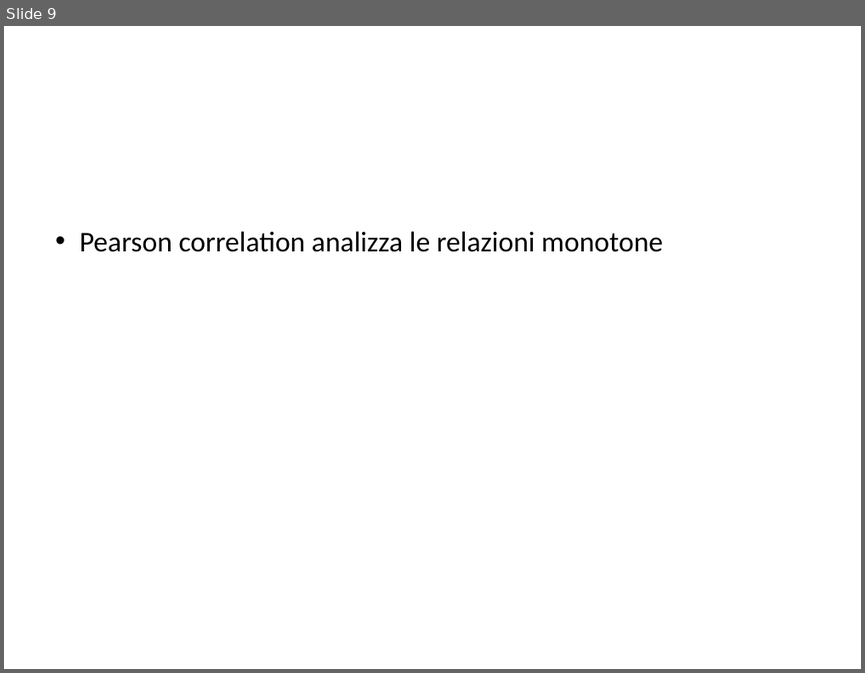
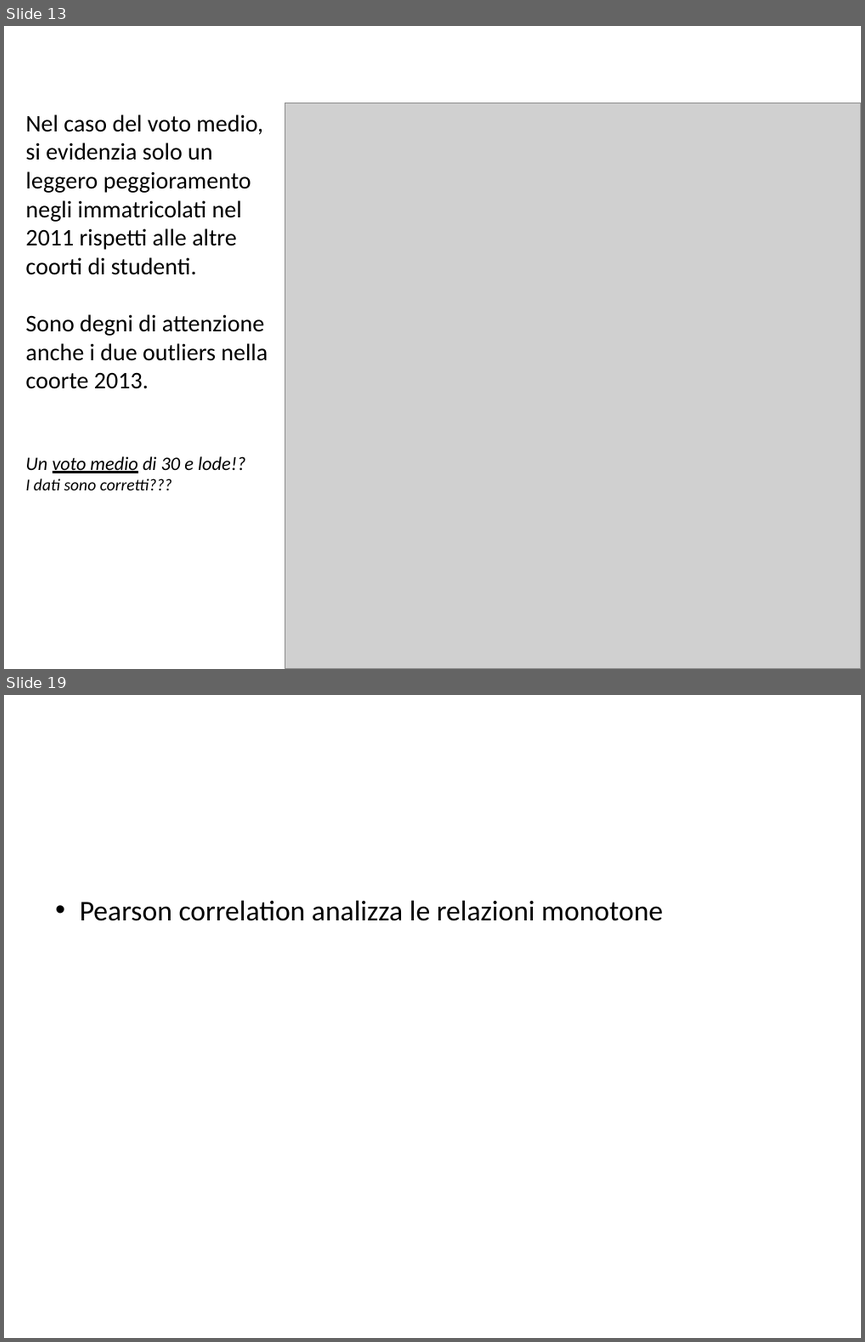
Before and after one commit to BlacknDecker/unifi, a slide deck: relazione.pptx. Shown one above the other, each under a label of ours: slide 9 before the commit, slides 13 and 19 after it; the slides between them are not shown. The pictures are 865x673 and 865x1342 pixels, drawn with LibreOffice and Linux fonts; fonts in the diff are those of the drawing; grey boxes stand for pictures; background and template pictures are left out. Boxes give left, top, right and bottom in pixels: in the first picture for what was removed or moved away, otherwise in the second. Text is boxed around its words. In the diff, an @@ line names an element or a change of style, - is before the commit and + after.

```diff
--- a/relazione.pptx
+++ b/relazione.pptx
@@ slide 13 added at (x1=4, y1=26, x2=861, y2=669), background #FFFFFF @@
@@ text added at (x1=139, y1=40, x2=861, y2=148), 24 pt, text #FFFFFF @@
+DATA UNDERSTANDING: PRESTAZIONI GENERALI
@@ text added at (x1=26, y1=114, x2=268, y2=490), 20 pt, text #000000 @@
+Nel caso del voto medio, si evidenzia solo un leggero peggioramento negli immatricolati nel 2011 rispetti alle altre coorti di studenti.
+Sono degni di attenzione anche i due outliers nella coorte 2013.
+Un voto medio di 30 e lode!?
+I dati sono corretti???
@@ picture added at (x1=285, y1=103, x2=861, y2=669) @@
@@ what was slide 9 is now slide 19 @@
```
Also in this commit, not shown: 2 slides changed, 9 other slides added.
